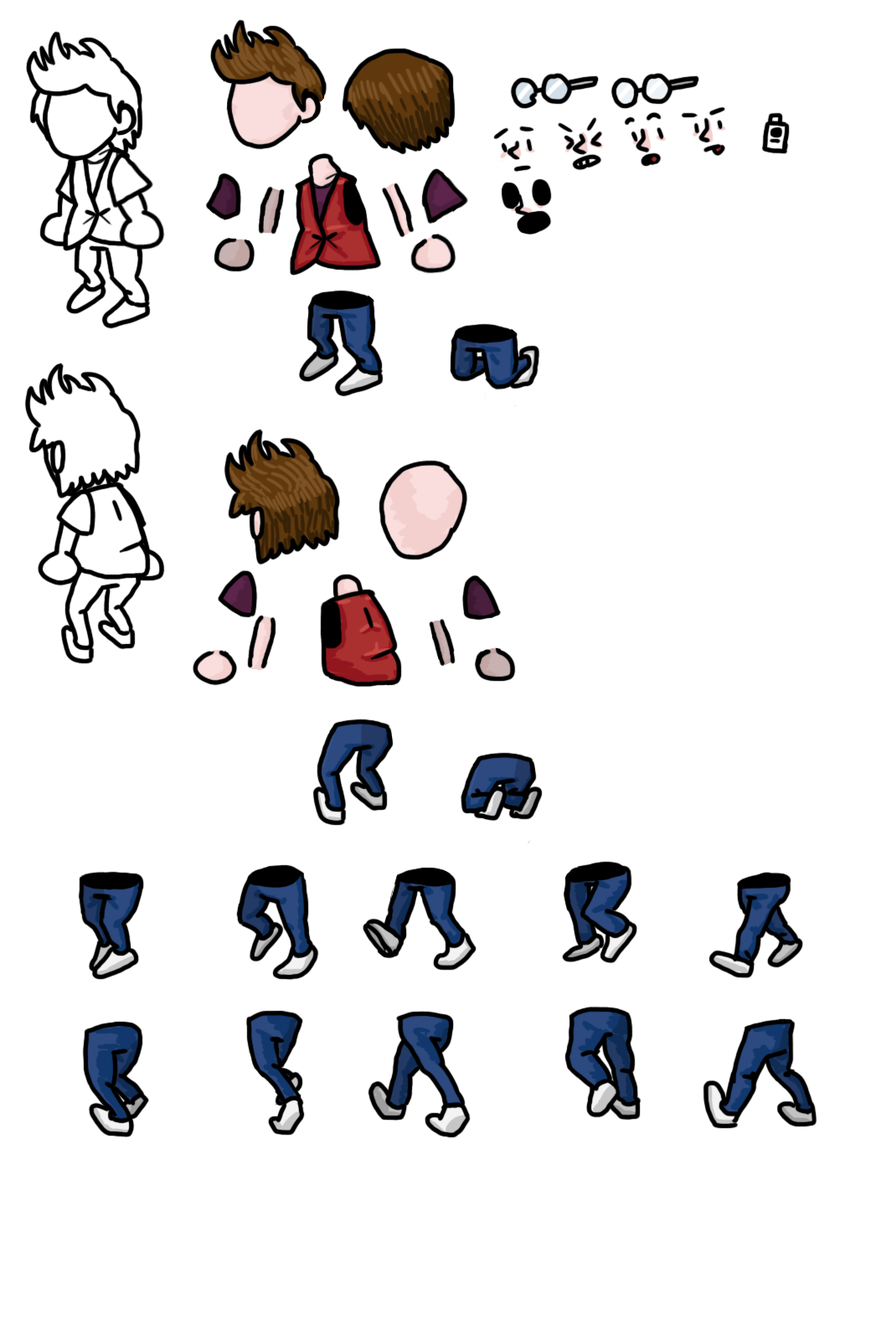
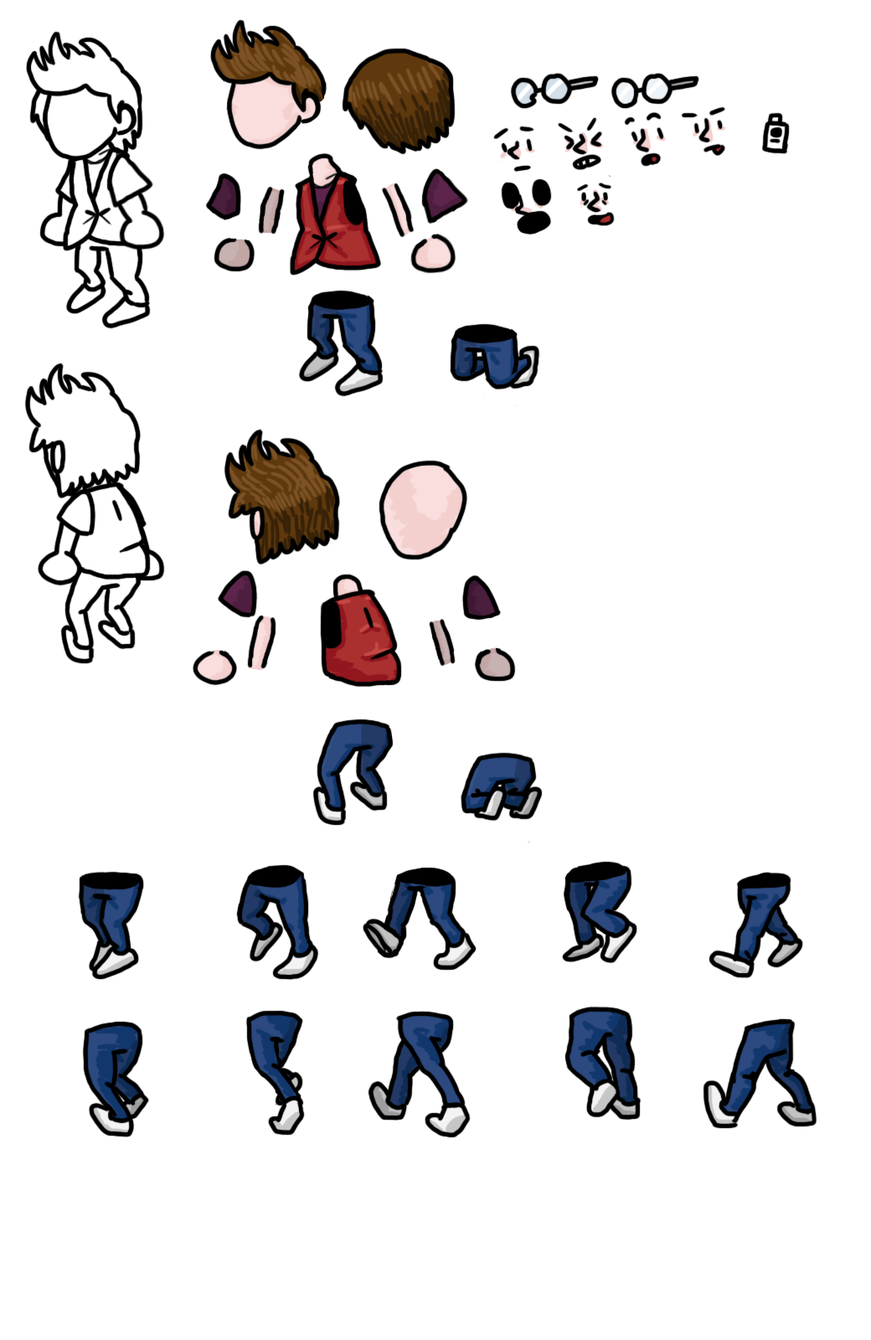
Before/after of a w=871, h=1340 layered artwork. What changed in the layer stack:
painted on "lines" over box(576, 175, 615, 227)
painted on "skin" over box(578, 188, 614, 225)
